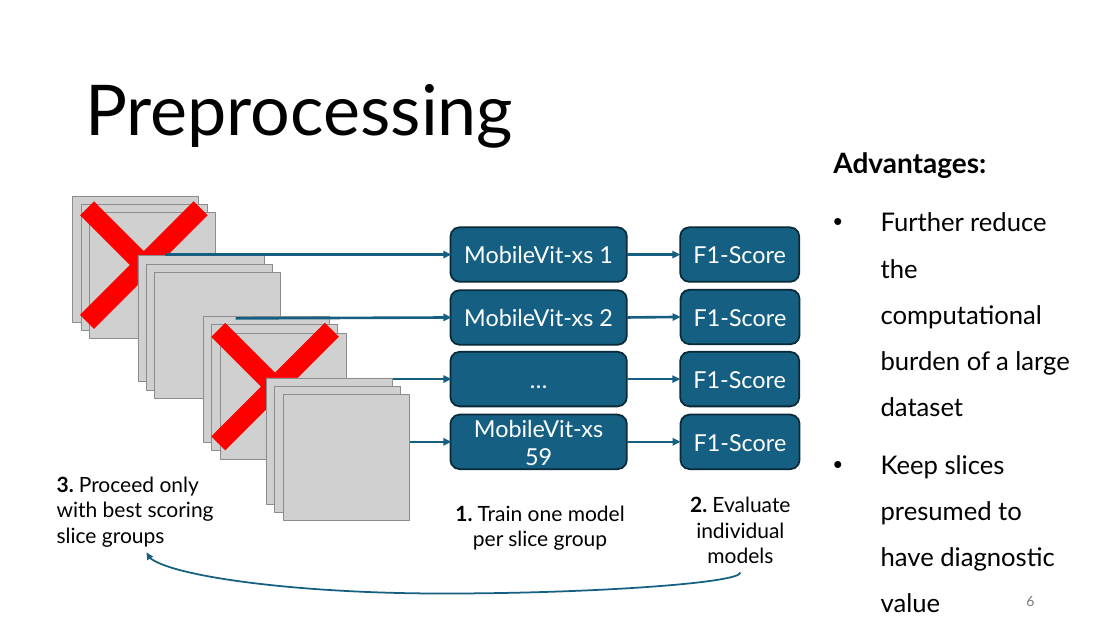
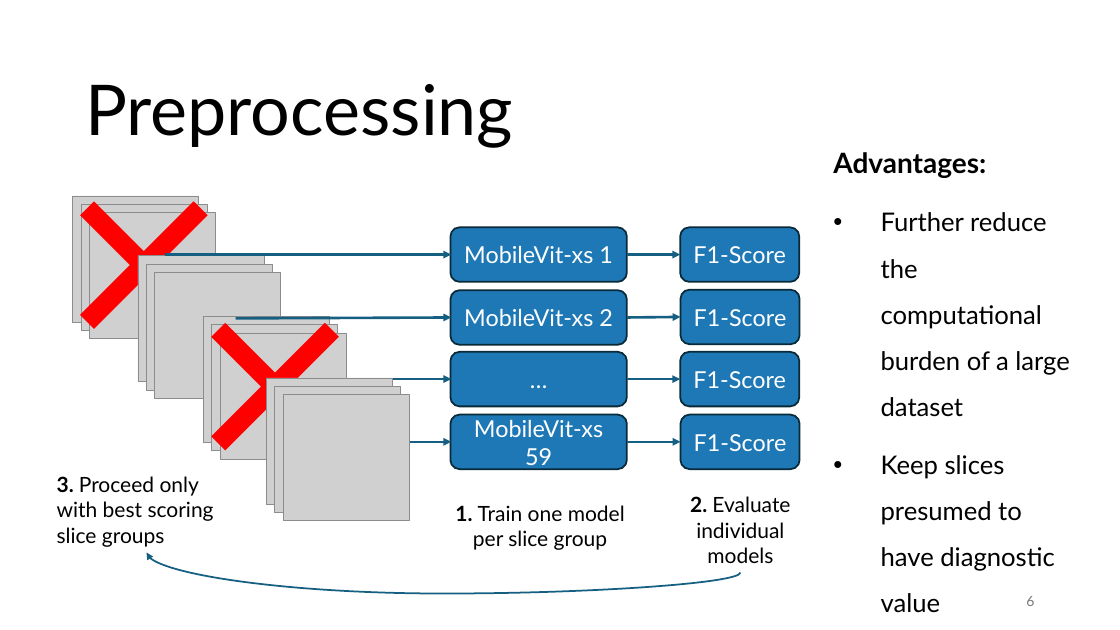
Before and after one commit to HenriSmidt/Alzheimer_Detection, a slide deck: slide 6 of Presentation.pptx. Drawn at 1120x630 pixels with LibreOffice and Linux fonts; fonts in the diff are those of the drawing; grey boxes stand for pictures. Boxes give left, top, right and bottom in pixels: in the first picture for what was removed or moved away, otherwise in the second. Text is boxed around its words. In the diff, an @@ line names an element or a change of style, - is before the commit and + after.

Commit message:
presentation update

```diff
--- a/Presentation.pptx
+++ b/Presentation.pptx
@@ fill #156082 to #1D78B5 in 8 elements at [450,228,627,282], [450,290,627,344], [450,415,627,470], [681,228,800,282], [681,290,800,344], [681,352,800,407], [681,415,800,470], [450,352,627,407] @@
```
Also in this commit, not shown: 1 other slide changed, 4 slides added, 1 other file.
